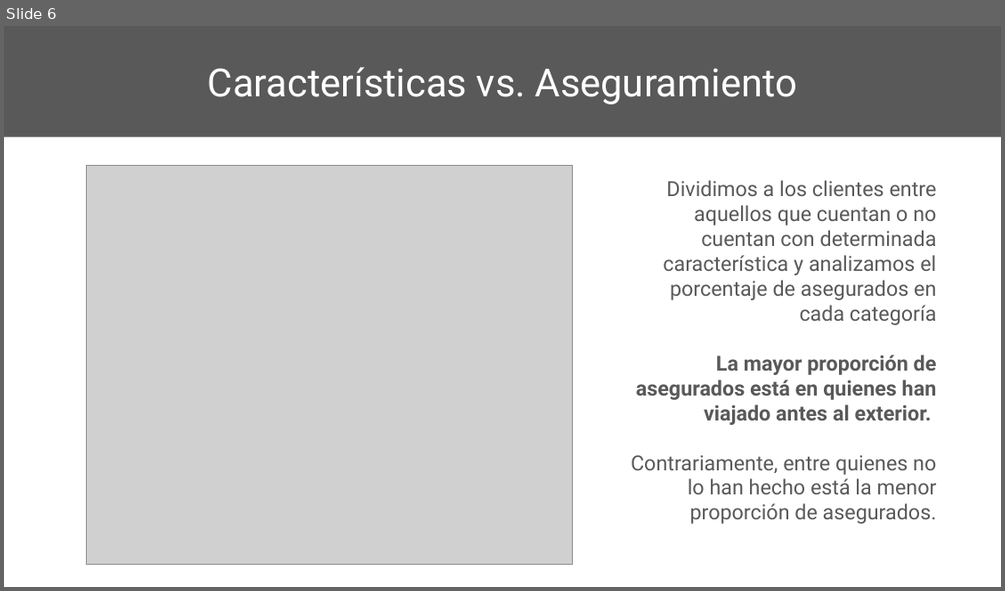
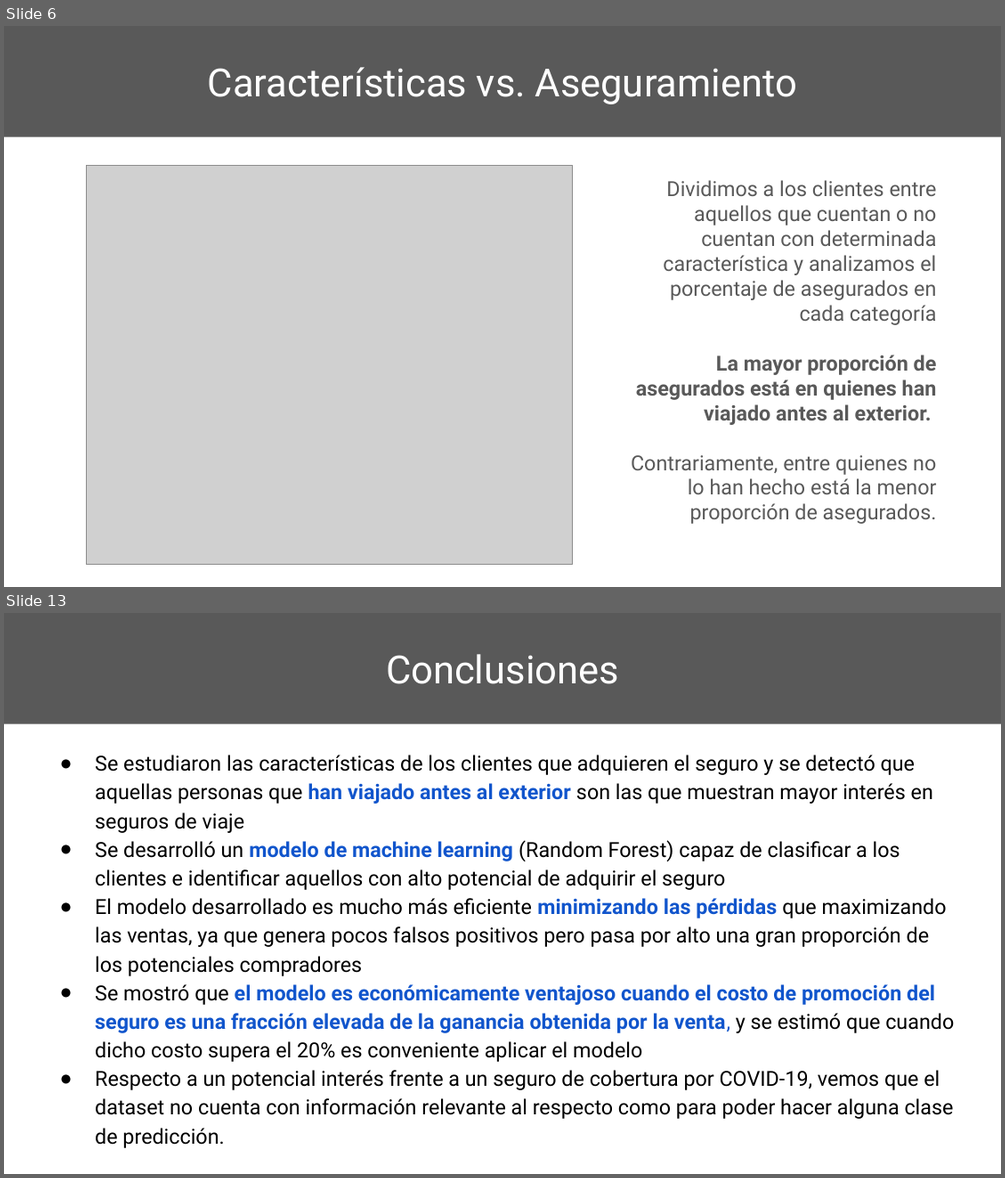
Before and after one commit to LeandroHornos/Travel-Insurance, a slide deck: Travel Insurance - Leandro Hornos.pptx. Shown one above the other, each under a label of ours: slide 6 before the commit, slides 6 and 13 after it; the slides between them are not shown. The pictures are 1005x591 and 1005x1178 pixels, drawn with LibreOffice and Linux fonts; fonts in the diff are those of the drawing; grey boxes stand for pictures. Boxes give left, top, right and bottom in pixels: in the first picture for what was removed or moved away, otherwise in the second. Text is boxed around its words. In the diff, an @@ line names an element or a change of style, - is before the commit and + after.

```diff
--- a/Travel Insurance - Leandro Hornos.pptx
+++ b/Travel Insurance - Leandro Hornos.pptx
@@ slide 13 added at [4,613,1001,1174], background #FFFFFF @@
@@ title added at [4,613,1001,723], fill #595959, 28 pt, text #FFFFFF @@
+Conclusiones
@@ text added at [95,755,954,1148], 15 pt, text #000000 @@
+● Se estudiaron las características de los clientes que adquieren el seguro y se detectó que aquellas personas que han viajado antes al exterior son las que muestran mayor interés en seguros de viaje
+● Se desarrolló un modelo de machine learning (Random Forest) capaz de clasificar a los clientes e identificar aquellos con alto potencial de adquirir el seguro
+● El modelo desarrollado es mucho más eficiente minimizando las pérdidas que maximizando las ventas, ya que genera pocos falsos positivos pero pasa por alto una gran proporción de los potenciales compradores
+● Se mostró que el modelo es económicamente ventajoso cuando el costo de promoción del seguro es una fracción elevada de la ganancia obtenida por la venta, y se estimó que cuando dicho costo supera el 20% es conveniente aplicar el modelo
+● Respecto a un potencial interés frente a un seguro de cobertura por COVID-19, vemos que el dataset no cuenta con información relevante al respecto como para poder hacer alguna clase de predicción.
```
Also in this commit, not shown: 2 slides changed, 7 other slides added, 1 slide removed, 2 other files.
